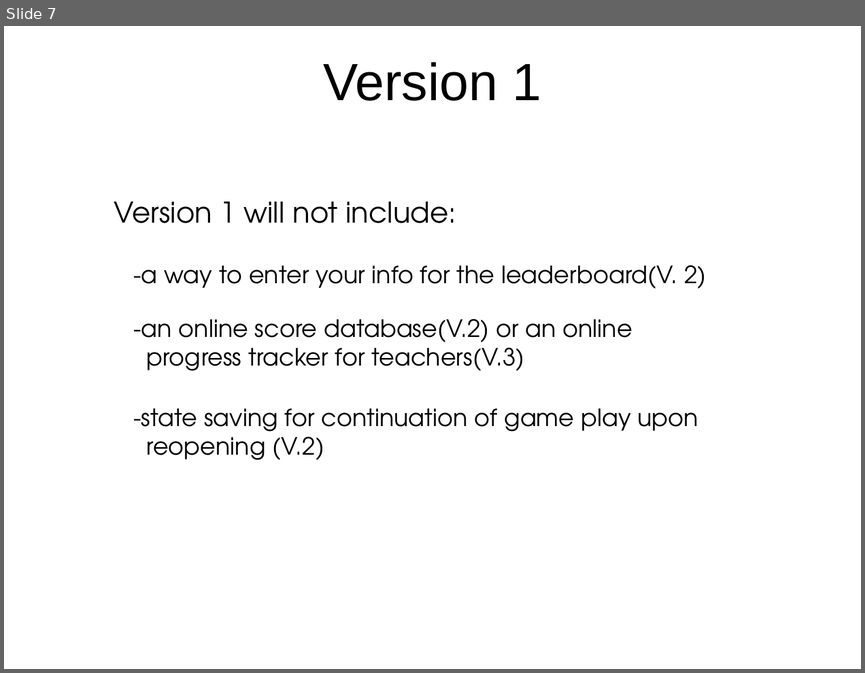
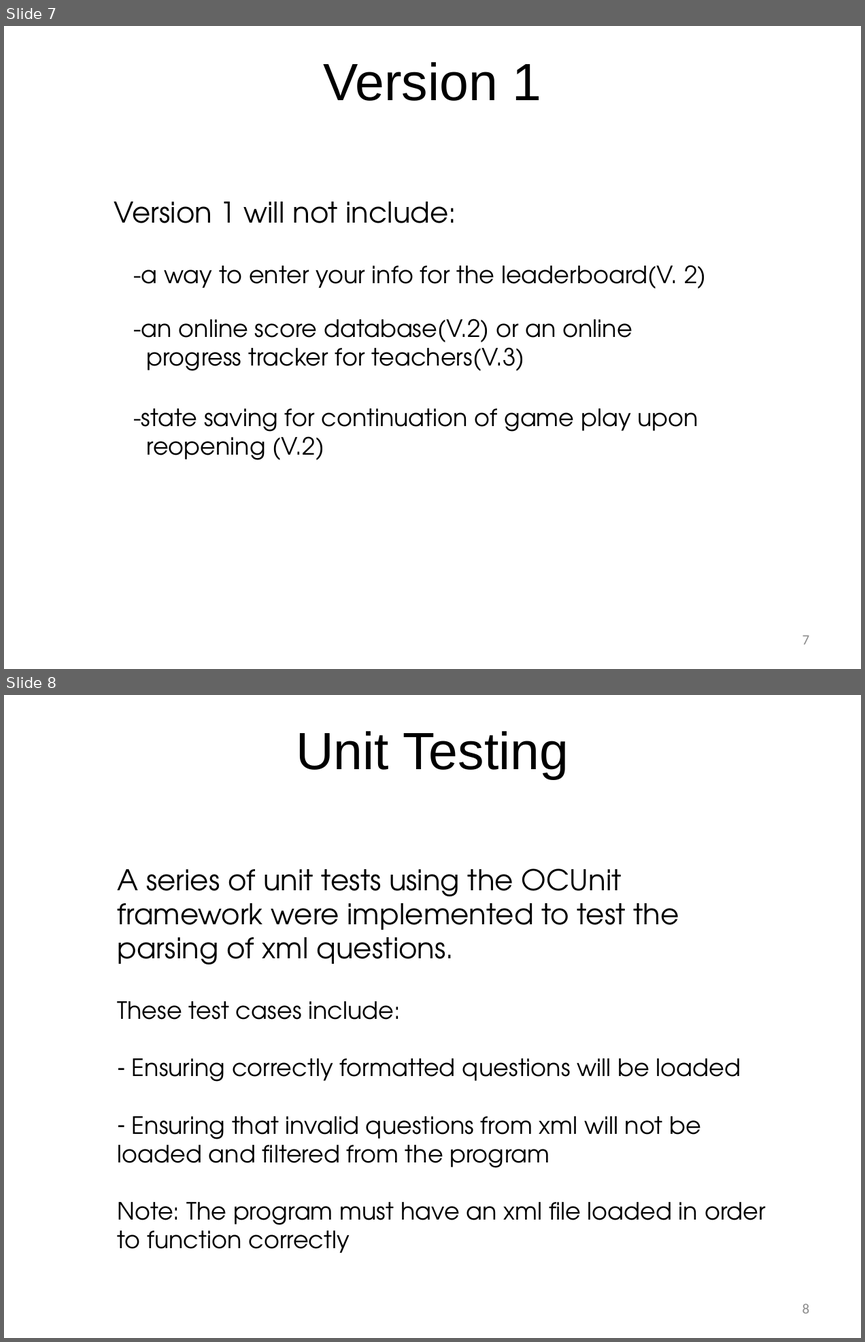
Before and after one commit to coolcatco888/cmpt275group11, a slide deck: documents/presentation1/Presentation1.pptx. Shown one above the other, each under a label of ours: slide 7 before the commit, slides 7 and 8 after it. The pictures are 865x673 and 865x1342 pixels, drawn with LibreOffice and Linux fonts; fonts in the diff are those of the drawing; background and template pictures are left out. Boxes give left, top, right and bottom in pixels: in the first picture for what was removed or moved away, otherwise in the second. Text is boxed around its words. In the diff, an @@ line names an element or a change of style, - is before the commit and + after.

```diff
--- a/documents/presentation1/Presentation1.pptx
+++ b/documents/presentation1/Presentation1.pptx
@@ slide 8 added at [4,695,861,1338], background picture (left out) @@
@@ title added at [296,731,568,779], 44 pt, text #000000 @@
+Unit Testing
@@ text added at [118,868,679,964], 24 pt, text #000000 @@
+A series of unit tests using the OCUnit framework were implemented to test the parsing of xml questions.
@@ text added at [118,1001,766,1253], 20 pt, text #000000 @@
+These test cases include:
+– Ensuring correctly formatted questions will be loaded
+– Ensuring that invalid questions from xml will not be loaded and filtered from the program
+  Note: The program must have an xml file loaded in order to function correctly
@@ page number added at [802,1304,810,1313], 12 pt, text #8C8C8C @@
+8
@@ slide 7 changed as well @@
@@ page number added at [802,635,810,644], 12 pt, text #8C8C8C @@
+7
```
Also in this commit, not shown: 6 other slides changed, 8 other slides added, 6 slides removed.
